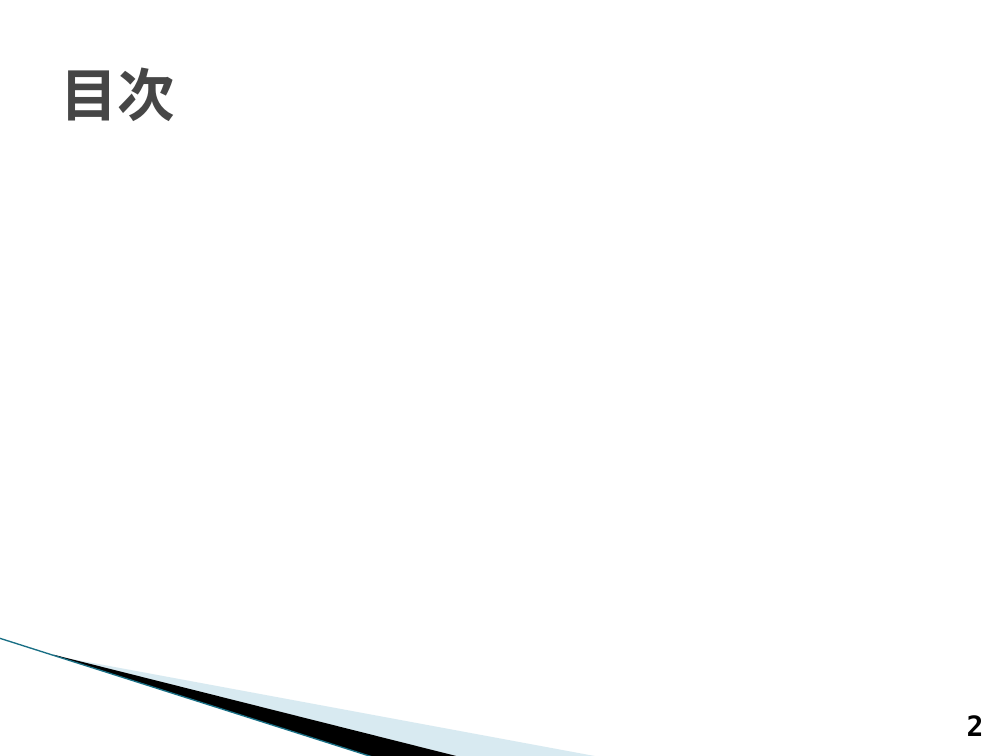
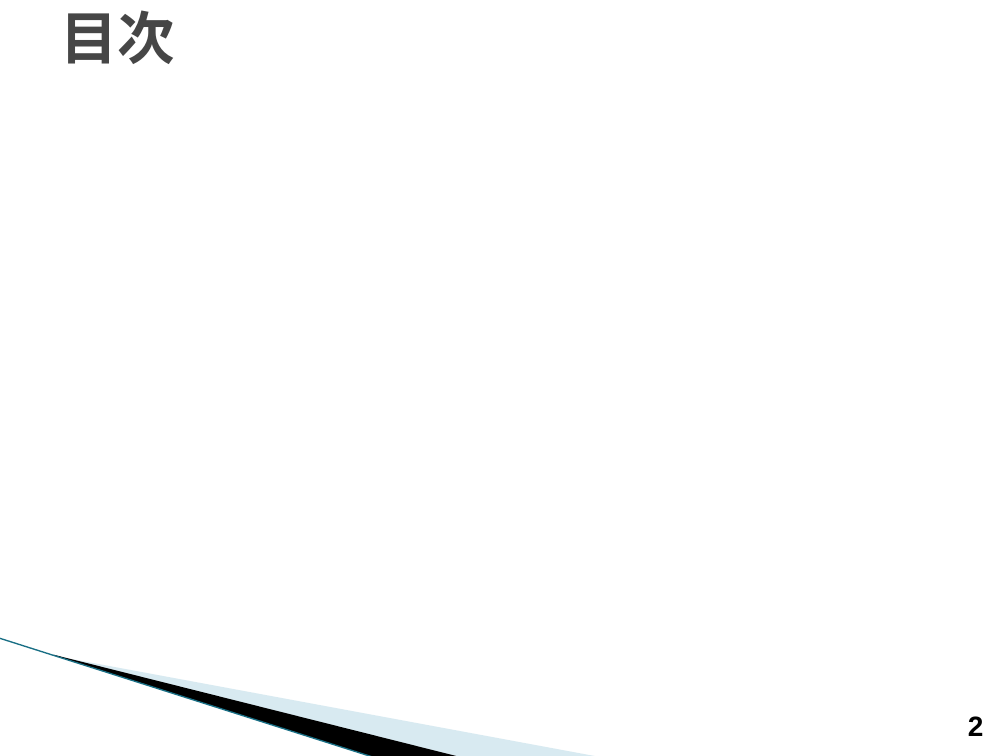
Before and after one commit to Yuki-Inamoto/Design-Pattern, a slide deck: slide 2 of Factory_Method.pptx. Drawn at 1008x756 pixels with LibreOffice and Linux fonts; fonts in the diff are those of the drawing; background and template pictures are left out. Boxes give left, top, right and bottom in pixels: in the first picture for what was removed or moved away, otherwise in the second. Text is boxed around its words. In the diff, an @@ line names an element or a change of style, - is before the commit and + after.

```diff
--- a/Factory_Method.pptx
+++ b/Factory_Method.pptx
@@ title "目次" at [60,10,175,64]: font DejaVu Sans Mono to Arial @@
@@ title "目次": place and size @@
-title "目次" at [60,67,175,121]
+title "目次" at [60,10,175,64]
@@ page number at [968,716,984,736]: font DejaVu Sans Mono to Arial @@
```
Also in this commit, not shown: 2 other slides changed, 2 slides added, 1 slide removed, 3 other files.
